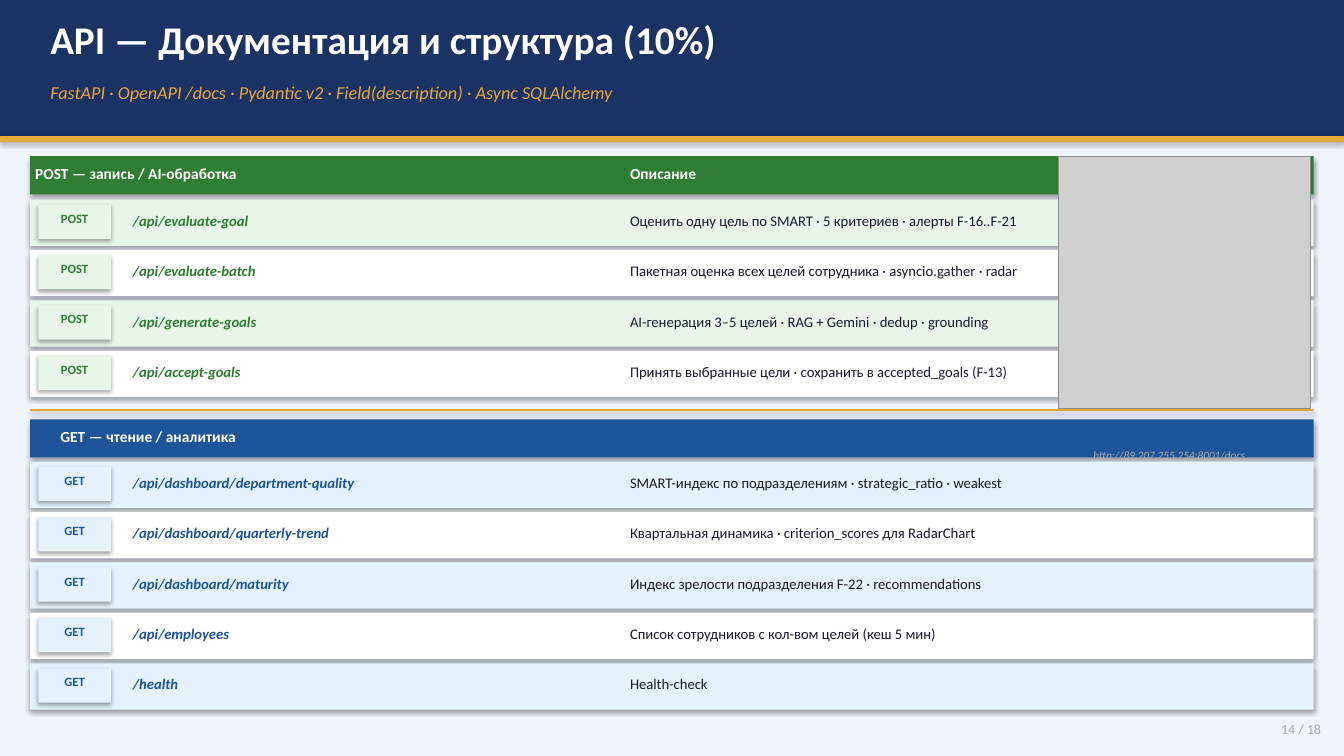
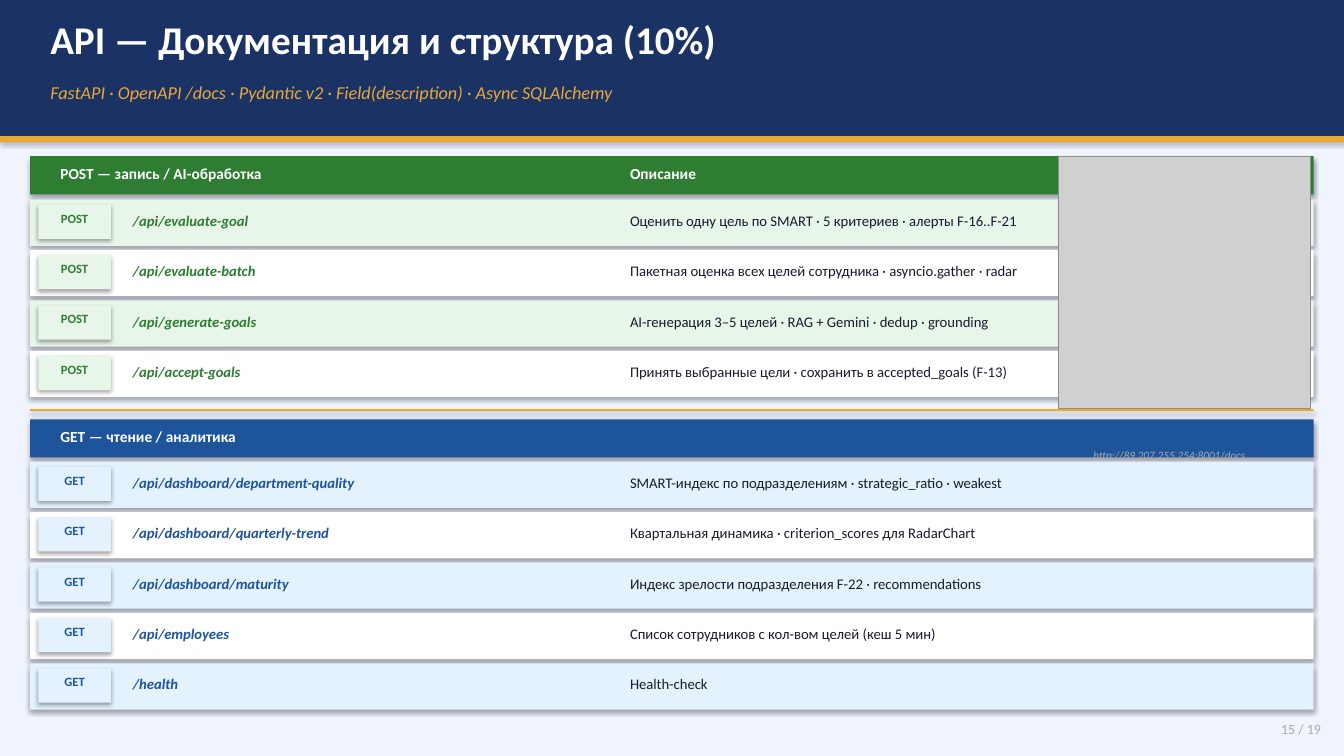
Before and after one commit to Islambek201632838/kmg-hr, a slide deck: slide 15 of KMG_HR_AI_Presentation.pptx (slide 14 before the commit). Drawn at 1344x756 pixels with LibreOffice and Linux fonts; fonts in the diff are those of the drawing; grey boxes stand for pictures. Boxes give left, top, right and bottom in pixels: in the first picture for what was removed or moved away, otherwise in the second. Text is boxed around its words. In the diff, an @@ line names an element or a change of style, - is before the commit and + after.

```diff
--- a/KMG_HR_AI_Presentation.pptx
+++ b/KMG_HR_AI_Presentation.pptx
@@ text "POST — запись / AI-обработка": place and size @@
-text "POST — запись / AI-обработка" at box(35, 168, 236, 182)
+text "POST — запись / AI-обработка" at box(60, 168, 261, 182)
@@ text at box(1281, 725, 1321, 734): text changed @@
-14 / 18
+15 / 19
```
Also in this commit, not shown: 17 other slides changed, 1 slide added, 4 other files.
